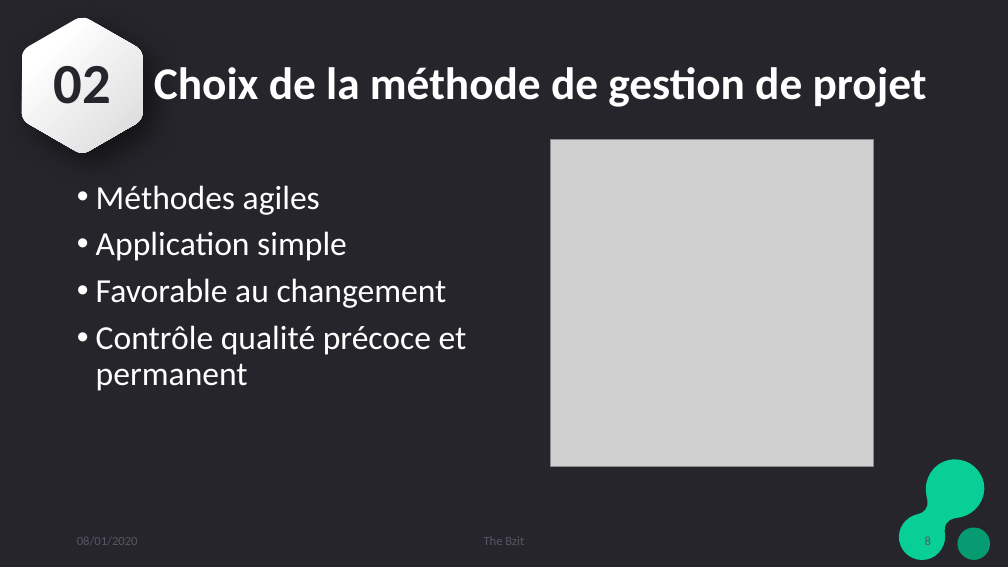
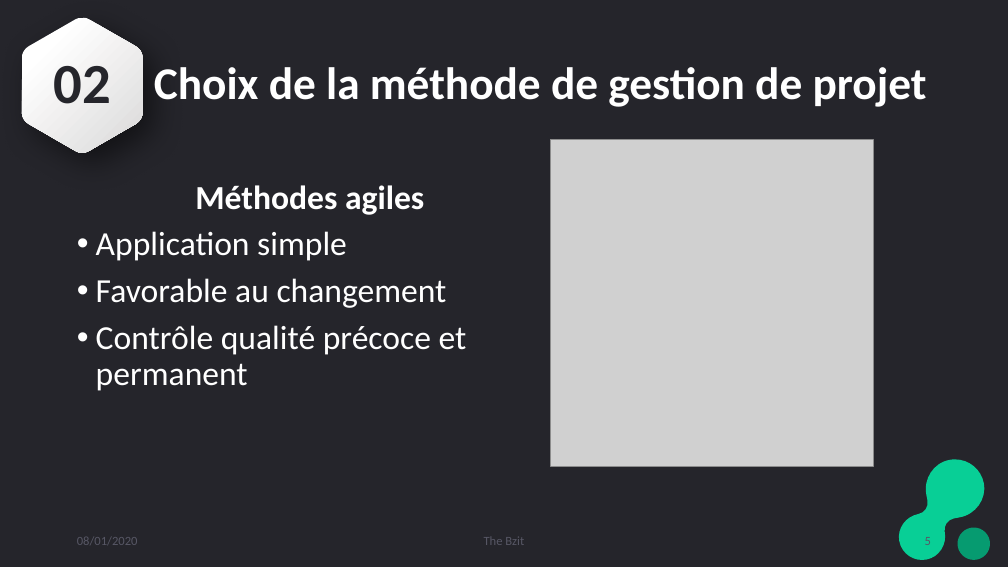
Before and after one commit to djuhnix/projet-s3, a slide deck: slide 5 of docs/Présentation projet soutenance.pptx (slide 8 before the commit). Drawn at 1008x567 pixels with LibreOffice and Linux fonts; fonts in the diff are those of the drawing; grey boxes stand for pictures. Boxes give left, top, right and bottom in pixels: in the first picture for what was removed or moved away, otherwise in the second. Text is boxed around its words. In the diff, an @@ line names an element or a change of style, - is before the commit and + after.

```diff
--- a/docs/Présentation projet soutenance.pptx
+++ b/docs/Présentation projet soutenance.pptx
@@ text at bbox=[195, 185, 424, 215]: bold on in "Méthodes agiles"; alignment left to centre; bullet • to none @@
```
Also in this commit, not shown: 6 other slides changed, 5 slides added, 9 slides removed, 3 other files.
